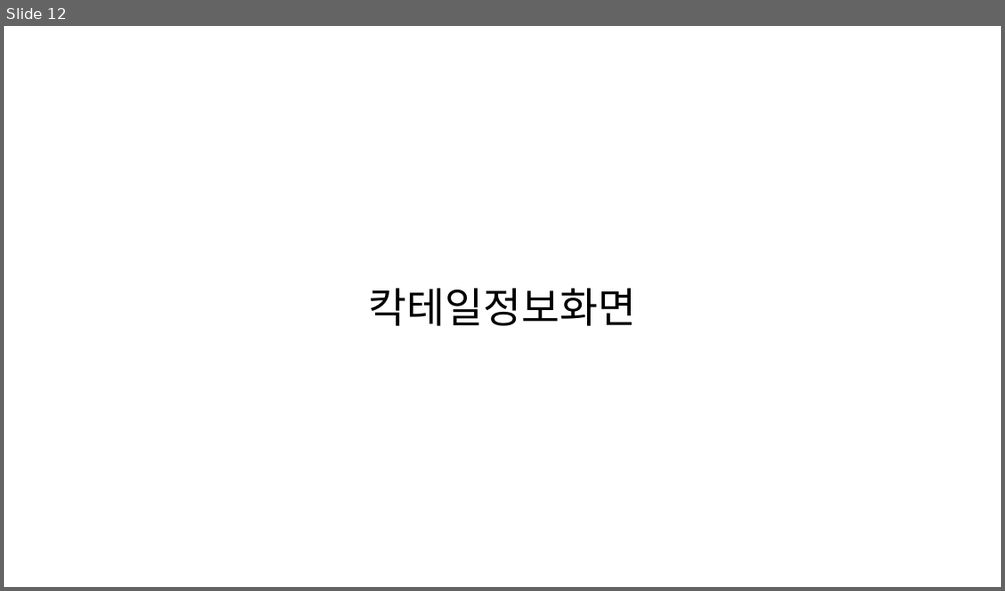
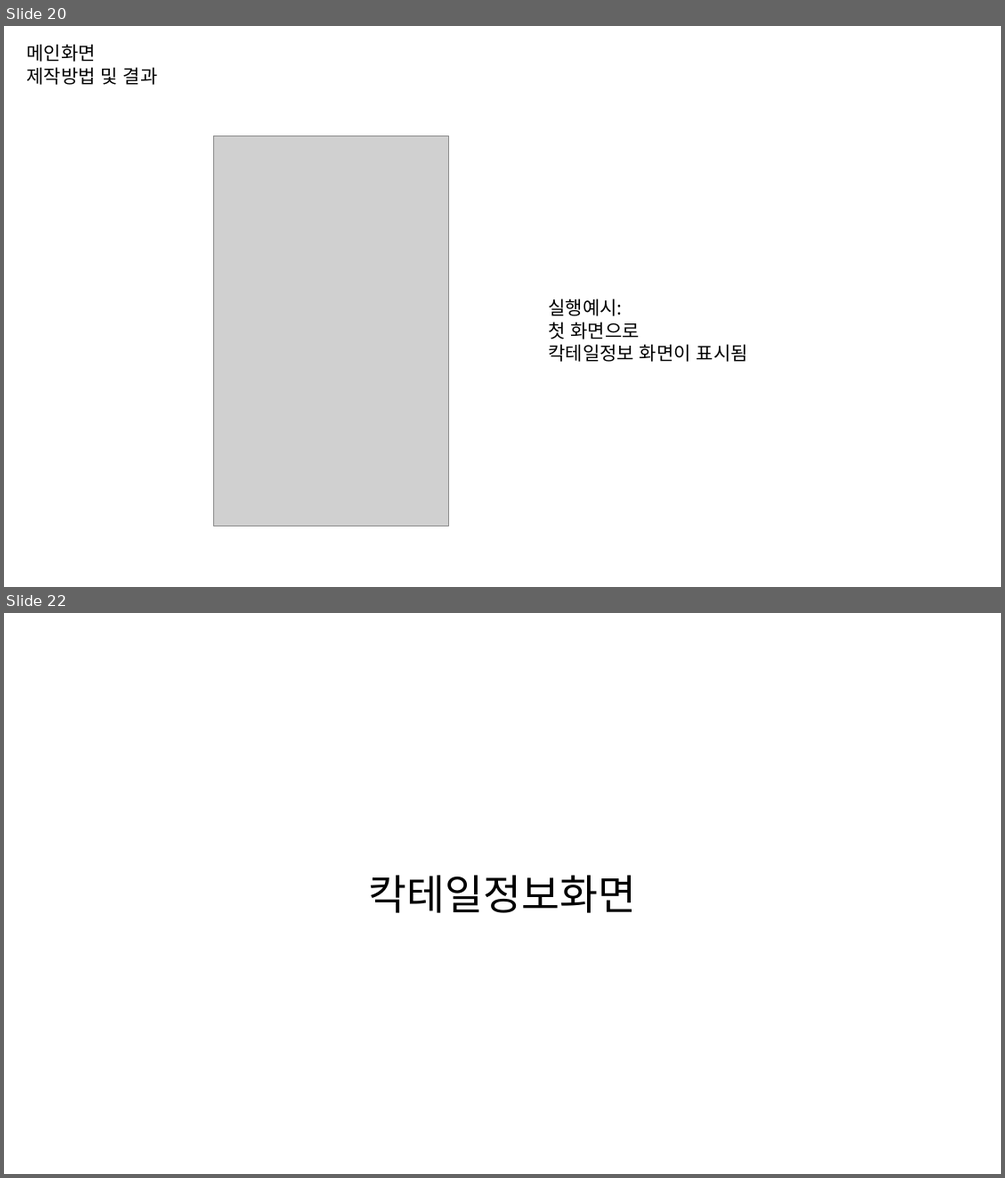
Before and after one commit to byungmeo/CockFit, a slide deck: Documents/4.제작보고서/제작보고서 자료.pptx. Shown one above the other, each under a label of ours: slide 12 before the commit, slides 20 and 22 after it; the slides between them are not shown. The pictures are 1005x591 and 1005x1178 pixels, drawn with LibreOffice and Linux fonts; fonts in the diff are those of the drawing; grey boxes stand for pictures. Boxes give left, top, right and bottom in pixels: in the first picture for what was removed or moved away, otherwise in the second. Text is boxed around its words. In the diff, an @@ line names an element or a change of style, - is before the commit and + after.

Commit message:
제작보고서자료업데이트 / 레시피해시태그표시 / 나만의레시피 표시

```diff
--- a/Documents/4.제작보고서/제작보고서 자료.pptx
+++ b/Documents/4.제작보고서/제작보고서 자료.pptx
@@ slide 20 added at <box>4,26,1001,587</box>, background #FFFFFF @@
@@ text added at <box>26,44,158,85</box>, 18 pt, text #000000 @@
+메인화면
+제작방법 및 결과
@@ picture added at <box>213,136,449,525</box> @@
@@ text added at <box>548,298,748,362</box>, 18 pt, text #000000 @@
+실행예시:
+첫 화면으로
+칵테일정보 화면이 표시됨
@@ what was slide 12 is now slide 22 @@
```
Also in this commit, not shown: 8 slides changed, 9 other slides added, 1 slide removed, 7 other files.
